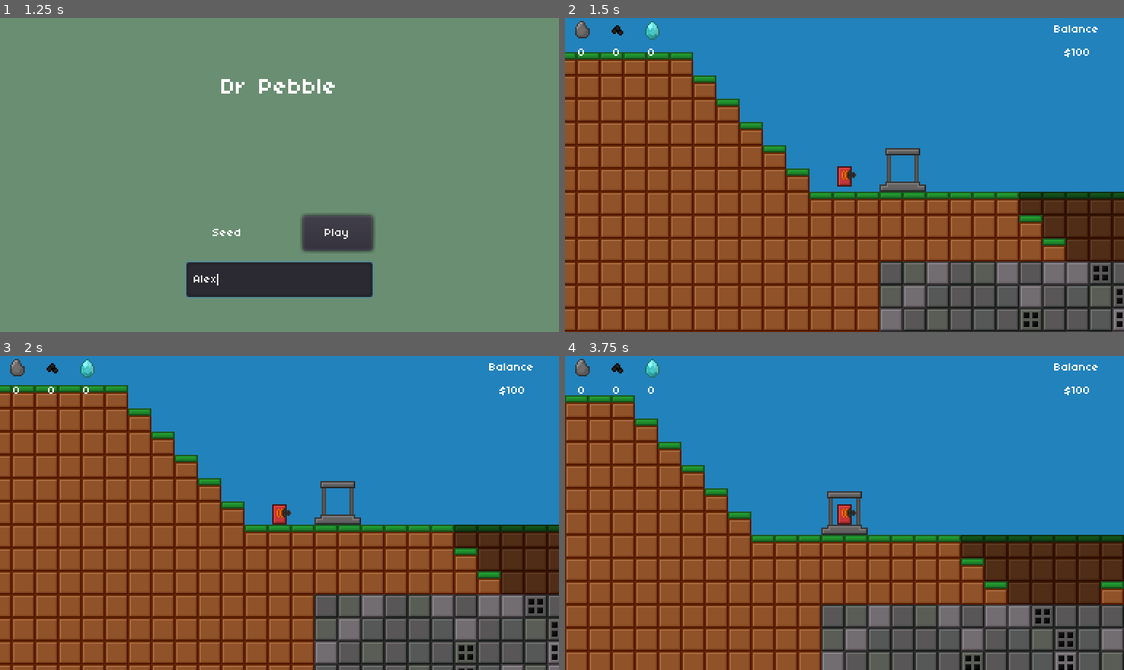
Above: before the commit, frames 1-4 (two rows, left to right).
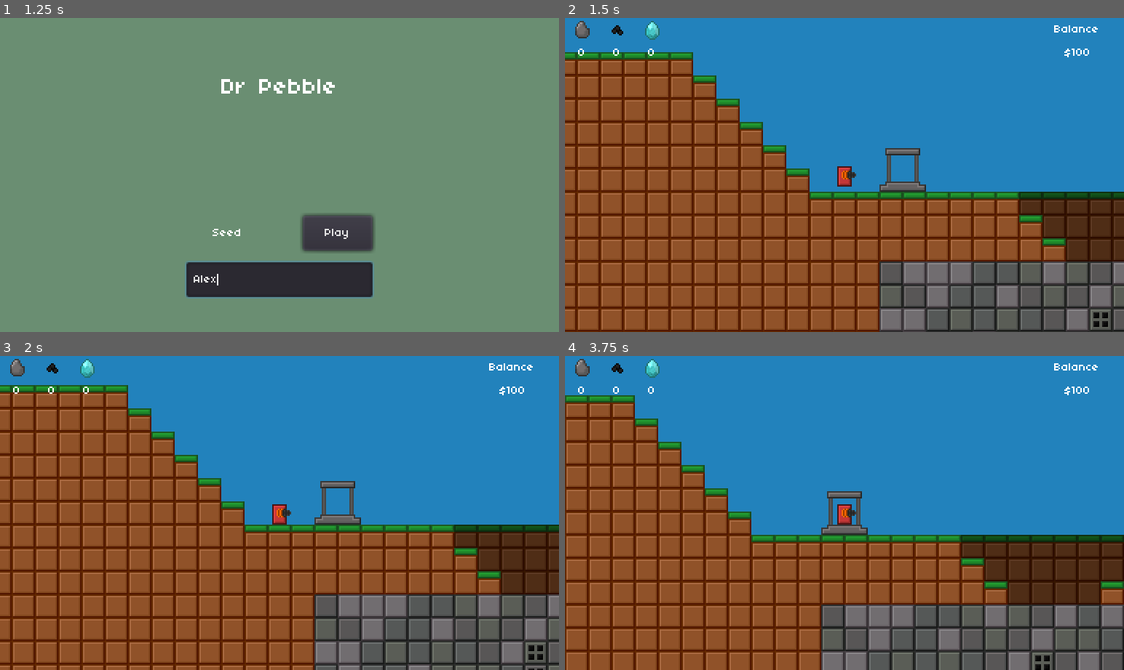
Above: after the commit, the same moments.

Repository: michaelocurtis2/drpebble
Game: Godot game, scene res://Scenes/GameManager.tscn
Same seed, same stepped clock (60 frames per second), same inputs: the game is played once before the commit and once after it.
Inputs (mouse positions are in pixels of both pictures, inside the frame that each line leads up to):
- Up to frame 1 (1.25 s): click (279, 278) at 0.52 s; type "Alex" at 0.6 s
- Up to frame 2 (1.5 s): click "Play" at 1.25 s
- Up to frame 3 (2 s): no input
- Up to frame 4 (3.75 s): tap Enter at 2, 3.5 s; hold Right (mine_right) 2.03-3.53 s; tap Up (mine_up) at 2.1, 2.27, 2.57, 3.02, 3.05, 3.32 s; tap Space at 2.75 s; tap F (sell) at 2.85 s; hold Left (mine_left) from 3.53 s (still down); tap T (teleport) at 3.6 s

Frame 1 is identical in both runs. In frame 2, 4.0% of the frame differs, in the area x 60-100%, y 77-100%; in frame 3, 4.3%; in frame 4, 5.0%, in the area x 50-100%, y 79-100%.

Commit message:
Rock data via JSON, hard rock, and damage rewrite

Diff:
--- /dev/null
+++ b/Data/hard rock.json
@@ -0,0 +1,5 @@
+{
+    "damage_max": 8,
+    "repair_time": 8,
+	"pitch_range": [0.3, 0.6]
+}
--- /dev/null
+++ b/Data/hard_rock.json
@@ -0,0 +1,4 @@
+{
+    "damage_max": 6,
+    "repair_time": 8
+}
--- /dev/null
+++ b/Data/rock.json
@@ -0,0 +1,5 @@
+{
+    "damage_max": 4,
+    "repair_time": 5,
+	"pitch_range": [0.6, 0.9]
+}
--- a/Scenes/Block.tscn
+++ b/Scenes/Block.tscn
@@ -23,7 +23,7 @@
 position = Vector2( 8, 8 )
 z_index = 2
 texture = ExtResource( 3 )
-hframes = 3
+hframes = 4
 
 [node name="CollisionShape2D" type="CollisionShape2D" parent="."]
 position = Vector2( 8, 8 )
--- a/Scenes/InitialArea.tscn
+++ b/Scenes/InitialArea.tscn
@@ -17,6 +17,12 @@
 
 [node name="UndergroundGen" parent="." instance=ExtResource( 5 )]
 position = Vector2( 48, 112 )
+y_limit = 20
+
+[node name="UndergroundGen2" parent="." instance=ExtResource( 5 )]
+position = Vector2( 48, 432 )
+generating_type = "Hard Rock"
+y_limit = 10
 
 [node name="Overground" type="TileMap" parent="."]
 tile_set = ExtResource( 2 )
--- a/Scenes/UndergroundGen.tscn
+++ b/Scenes/UndergroundGen.tscn
@@ -7,4 +7,4 @@
 
 [node name="Area" type="ColorRect" parent="."]
 margin_right = 320.0
-margin_bottom = 480.0
+margin_bottom = 360.0
--- a/Scripts/Block.gd
+++ b/Scripts/Block.gd
@@ -1,53 +1,76 @@
 extends Node2D
 
-var block_name = "Rock"
-var type = 0
-
 onready var rock_txt = preload("res://Resources/Textures/Blocks/rock_variants.png")
-onready var coal_txt = preload("res://Resources/Textures/Blocks/coal.png")
-onready var diam_txt = preload("res://Resources/Textures/Blocks/diamond.png")
-
-var damage_lvl = 0
-var damage_max = 3 #hits from 1, 2, 3
+onready var hrdr_txt = preload("res://Resources/Textures/Blocks/hard_rock_variants.png")
 
 var timer_on = false
-var repair_delay = 5
+var mineable = true
+var damage_lvl = 0
+var block_type = "Rock"
+var resource_type = "Rock"
 
-var mineable = true
+# changed variables
+var pitch_range = [0.8, 1.0]
+var damage_max = 3 #hits from 1, 2, 3
+var repair_time = 5
 
 
 func _ready():
-	$DamageTimer.wait_time = repair_delay
+	update_variables()
 	update_block()
 
 
-func _process(_delta):
-	$Damage.frame = damage_lvl
+func update_variables():
+	#TODO: replace with some choice method
+	var data = Global.load_data(block_type.to_lower() + ".json")
+
+	damage_max = data["damage_max"]
+	repair_time = data["repair_time"]
+	pitch_range = data["pitch_range"]
+
+	$DamageTimer.wait_time = repair_time
 
 
 func update_block():
-	#$Base.texture = load("res://Resources/Textures/Blocks/rock.png")
-	$Base.texture = rock_txt
-	$Base.hframes = 4
-	$Base.frame = Global.srng.randi_range(0, 3)
+	#change block
+	if block_type == "Rock":
+		$Base.texture = rock_txt
+		$Base.hframes = 4
+		$Base.frame = Global.srng.randi_range(0, 3)
 
-	if type == 0:
-		block_name = "Rock"
-		$Resource.visible = false
+	if block_type == "Hard Rock":
+		$Base.texture = hrdr_txt
+		$Base.hframes = 4
+		$Base.frame = Global.srng.randi_range(0, 3)
 
-	if type == 1:
-		block_name = "Coal"
-		$Resource.texture = coal_txt
+	#change resource
+	if resource_type == "Rock":
+		pass
 
-	if type == 2:
-		block_name = "Diamond"
-		$Resource.texture = diam_txt
+	if resource_type == "Coal":
+		$Resource.texture = Global.coal_txt
 
-	#var angle = Global.rng.randi_range(0, 3)
-	#$Sprite.rotation_degrees = 90 * angle
+	if resource_type == "Diamond":
+		$Resource.texture = Global.diam_txt
+
+
 
 
 func manage_damage():
+	var damage_per = damage_lvl / damage_max
+
+	if damage_per >= 0:
+		$Damage.frame = 0
+
+	if damage_per >= 0.25:
+		$Damage.frame = 1
+
+	if damage_per >= 0.50:
+		$Damage.frame = 2
+
+	if damage_per >= 0.75:
+		$Damage.frame = 3
+
 	if (damage_lvl != 0) and (timer_on == false):
 		$DamageTimer.start()
 		timer_on = true
--- a/Scripts/Global.gd
+++ b/Scripts/Global.gd
@@ -6,20 +6,36 @@
 
 var money = 100
 
+var tool_damage = 1
+
 var rng = RandomNumberGenerator.new()
 var srng = RandomNumberGenerator.new()
 var world_seed = ""
 var display_gameui = false
 
+onready var coal_txt = preload("res://Resources/Textures/Blocks/coal.png")
+onready var diam_txt = preload("res://Resources/Textures/Blocks/diamond.png")
 
 func calculate_pos(y_value, x_value):
 	return [calculate_pos_y(y_value), calculate_pos_y(x_value)]
 
+
 func calculate_pos_y(y_value):
 	return y_value / 16
 
+
 func calculate_pos_x(x_value):
 	return x_value / 16
+
+
+func load_data(file):
+	var file_path = "res://Data/" + file
+	var json_data
+	var file_data = File.new()
+	file_data.open(file_path, File.READ)
+	json_data = JSON.parse(file_data.get_as_text())
+	file_data.close()
+	return json_data.result
 
 
 func switch_scenes(var next_scene):
--- a/Scripts/Tool.gd
+++ b/Scripts/Tool.gd
@@ -7,7 +7,6 @@
 var in_body = false
 var updated_angle = false
 
-var damage_amount = 1
 
 
 func _process(_delta):
@@ -46,22 +45,24 @@
 
 			# BreakNoise pitch variations
 			Global.srng.randomize()
-			$BreakNoise.pitch_scale = Global.srng.randf_range(0.4, 1.0)
+			var ptch = Global.srng.randf_range(col.pitch_range[0], col.pitch_range[1])
+			$BreakNoise.pitch_scale = ptch
 			$BreakNoise.play()
 
-			print(Global.calculate_pos(col.global_position.y, col.global_position.x))
+			#print(Global.calculate_pos(col.global_position.y, col.global_position.x))
 
-			col.damage_lvl += damage_amount
+			col.damage_lvl += Global.tool_damage
+
 
 			# Damage level management
-			if col.damage_lvl == col.damage_max:
-				if col.block_name == "Rock":
+			if col.damage_lvl >= col.damage_max:
+				if col.resource_type == "Rock":
 					Global.rock += 1
 
-				if col.block_name == "Coal":
+				if col.resource_type == "Coal":
 					Global.coal += 1
 
-				if col.block_name == "Diamond":
+				if col.resource_type == "Diamond":
 					Global.diamond += 1
 
 				col.queue_free()
--- a/Scripts/UndergroundGen.gd
+++ b/Scripts/UndergroundGen.gd
@@ -2,10 +2,12 @@
 
 onready var block = load("res://Scenes/Block.tscn")
 
+export var generating_type = "Rock"
+export var x_limit = 20
+export var y_limit = 30
+
 var tile_size = 16
 
-var x_limit = 20
-var y_limit = 30
 
 var rock_total = 0
 var coal_total = 0
@@ -20,7 +22,8 @@
 	for i in x_limit:
 		for j in y_limit:
 			var inst = block.instance()
-			inst.type = randomise_tile(j)
+			inst.block_type = generating_type
+			inst.resource_type = randomise_tile(j)
 			inst.update_block()
 			inst.position = Vector2(i * tile_size, j * tile_size)
 			add_child(inst)
@@ -40,19 +43,19 @@
 		if (depth + 1) < (y_limit * 0.65):
 			#print("Rock")
 			rock_total += 1
-			return 0
+			return "Rock"
 
 		else:
 			#print("Diamond")
 			diamond_total += 1
-			return 2
+			return "Diamond"
 
 	if chance < (depth_chance * 0.15):
 		#print("Coal")
 		coal_total += 1
-		return 1
+		return "Coal"
 
 	elif chance < 1.0:
 		#print("Rock")
 		rock_total += 1
-		return 0
+		return "Rock"
Binary file added: Resources/Textures/Blocks/hard_rock_variants.png
Not shown, added: Resources/Textures/Blocks/hard_rock_variants.png.import
Binary file changed: Resources/Textures/damage.png
